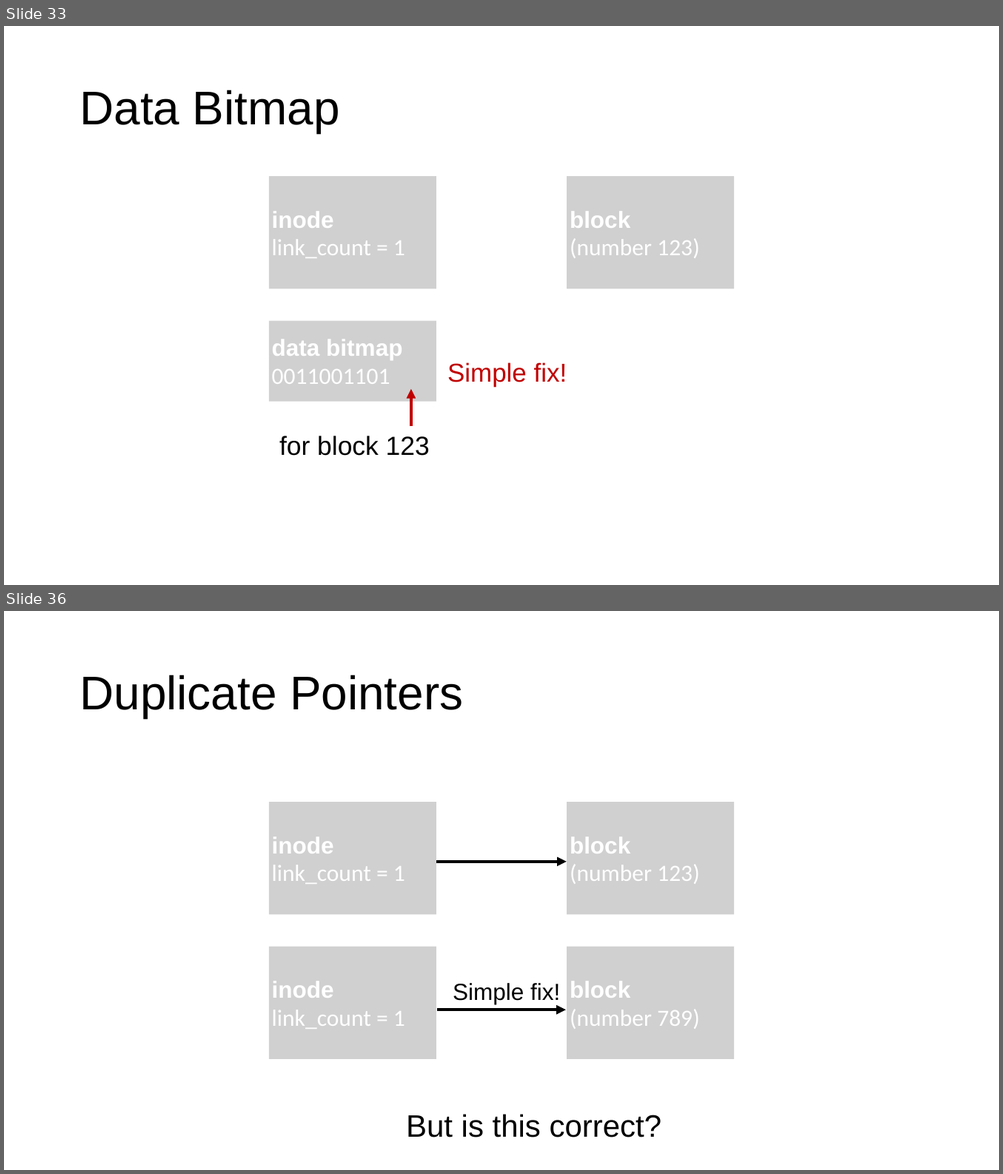
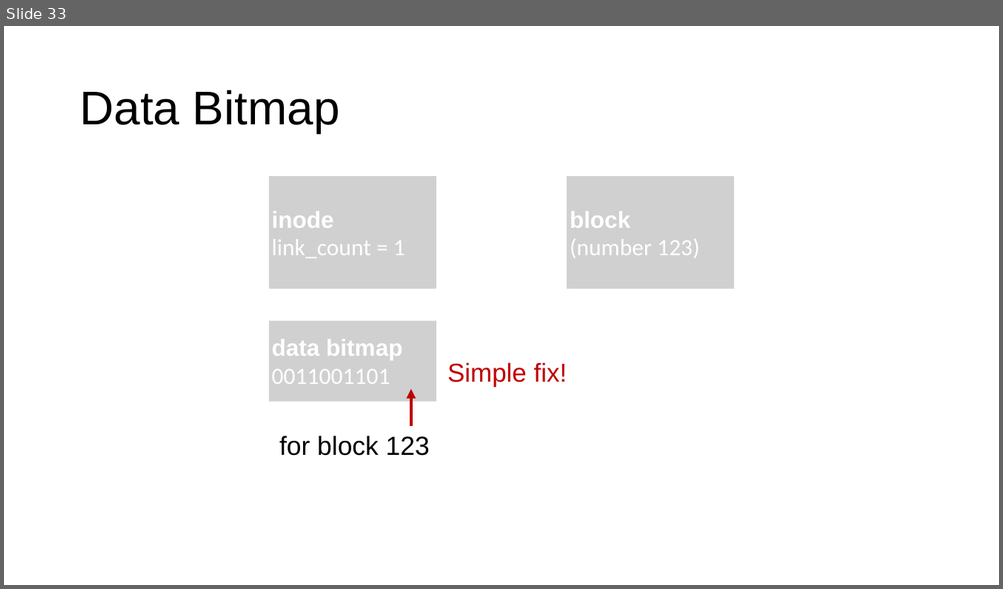
Before and after one commit to ngsrinivas/coursegen, a slide deck: ex/416-F23/staging/416-F23/lectures/12-crash-consistency.pptx. Shown one above the other, each under a label of ours: slides 33 and 36 before the commit, slide 33 after it; the slides between them are not shown. The pictures are 1003x1174 and 1003x589 pixels, drawn with LibreOffice and Linux fonts; fonts in the diff are those of the drawing; grey boxes stand for pictures. Boxes give left, top, right and bottom in pixels: in the first picture for what was removed or moved away, otherwise in the second. Text is boxed around its words. In the diff, an @@ line names an element or a change of style, - is before the commit and + after.

```diff
--- a/ex/416-F23/staging/416-F23/lectures/12-crash-consistency.pptx
+++ b/ex/416-F23/staging/416-F23/lectures/12-crash-consistency.pptx
@@ slide 36 removed at <box>4,611,999,1170</box>, background #FFFFFF @@
@@ title removed at <box>79,675,463,718</box> @@
-Duplicate Pointers
@@ picture removed at <box>269,802,436,914</box> @@
-inode
-link_count = 1
@@ picture removed at <box>566,802,734,914</box> @@
-block
-(number 123)
@@ arrow removed from (437, 862) to (566, 862) @@
@@ picture removed at <box>269,947,436,1059</box> @@
-inode
-link_count = 1
@@ picture removed at <box>566,947,734,1059</box> @@
-block
-(number 789)
@@ text removed at <box>452,983,560,1005</box> @@
-Simple fix!
@@ arrow removed from (437, 1010) to (566, 1010) @@
@@ text removed at <box>406,1114,662,1138</box> @@
-But is this correct?
```
Also in this commit, not shown: 71 other slides removed, 3 other files.
